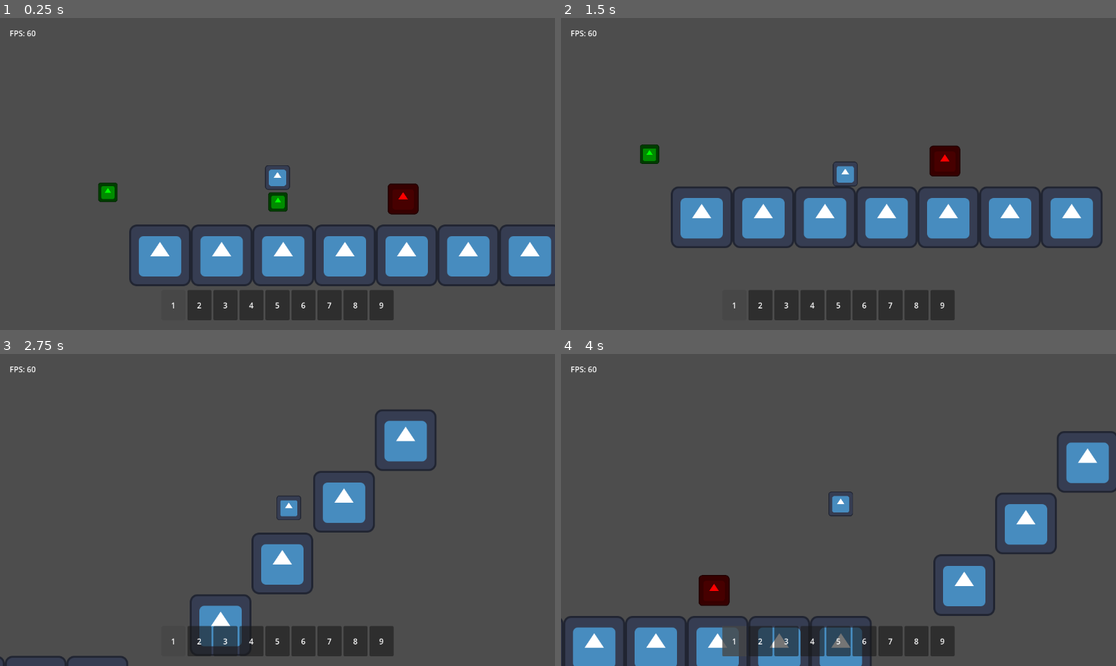
Above: before the commit, frames 1-4 (two rows, left to right).
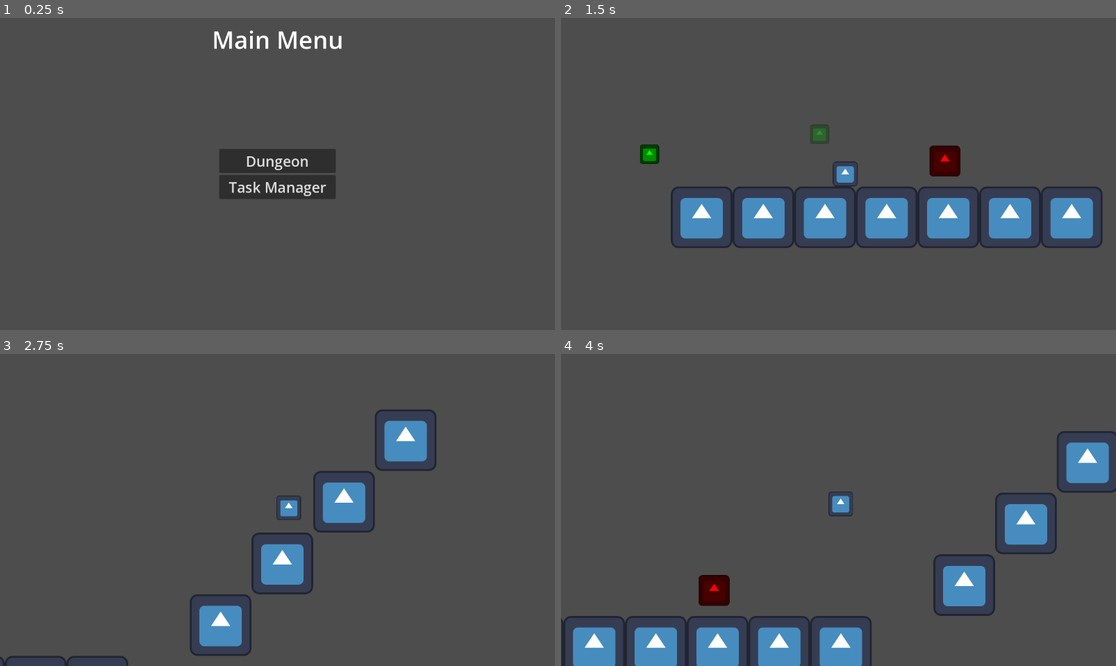
Above: after the commit, the same moments.

Repository: TheHumanMRP/RPG-Life-Tracker
Game: Godot game, scene res://Folders/Systems/Main/Scenes/main_scene.tscn
Two runs of this game, one before a commit and one after it. Both use one fixed random seed, a clock stepped at 60 frames per second and the inputs below. The engine's default icon, where the game draws it, is replaced by a stand-in: a white triangle on a blue panel in a dark square.
Inputs (mouse positions are in pixels of both pictures, inside the frame that each line leads up to):
- Up to frame 1 (0.25 s): no input
- Up to frame 2 (1.5 s): click (838, 161) at 0.5 s, where only the run after the commit has a clickable "Dungeon"; move the mouse to (866, 174) at 1.27 s; hold D (move_right) from 1.28 s (still down); tap T (add_test_sword) at 1.35 s; click (866, 174) at 1.42 s
- Up to frame 3 (2.75 s): keep holding D (move_right); tap Space (jump) at 1.52, 2.27 s; move the mouse to (249, 510) at 2.02 s; tap T (add_test_sword) at 2.1 s; click (249, 510) at 2.17 s
- Up to frame 4 (4 s): move the mouse to (849, 503) at 2.77 s; release D (move_right) at 2.78 s; hold A (move_left) 2.78-3.53 s; tap T (add_test_sword) at 2.85, 3.6 s; click (849, 503) at 2.92 s; move the mouse to (832, 516) at 3.52 s; hold D (move_right) from 3.53 s (still down); click (832, 516) at 3.67 s; tap Space (jump) at 3.77 s

The runs differ from the first frame. In frame 1, 17% of the frame differs, in the area x 1-100%, y 4-97%; in frame 2, 3.5%; in frame 3, 3.2%; in frame 4, 3.5%.
Error before the commit: Invalid access to property or key 'inventory_component' on a base object of type 'Resource (SaveData)'. (res://Folders/Systems/Globals/global.gd:41)
Error after the commit: Invalid access to property or key 'inventory_component' on a base object of type 'Resource (SaveData)'. (res://Folders/Systems/Globals/global.gd:43)

Commit message:
Auto commit at 2026-08-18 12:45:56

Diff:
--- a/Folders/Systems/Level_Building_Blocks/Scenes/checkpoint.tscn
+++ b/Folders/Systems/Dungeon_Related/Scenes/checkpoint.tscn
@@ -1,6 +1,6 @@
 [gd_scene format=3 uid="uid://mexd1qvl140q"]
 
-[ext_resource type="Script" uid="uid://twhau06h2sb3" path="res://Folders/Systems/Level_Building_Blocks/Scripts/checkpoint.gd" id="1_4xoye"]
+[ext_resource type="Script" uid="uid://twhau06h2sb3" path="res://Folders/Systems/Dungeon_Related/Scripts/checkpoint.gd" id="1_4xoye"]
 [ext_resource type="Texture2D" uid="uid://bqulutjwvblw" path="res://Folders/Assets/icon.svg" id="2_svqtu"]
 
 [sub_resource type="RectangleShape2D" id="RectangleShape2D_ymm8q"]
--- a/Folders/Systems/Level_Building_Blocks/Scenes/damage_area.tscn
+++ b/Folders/Systems/Dungeon_Related/Scenes/damage_area.tscn
@@ -1,6 +1,6 @@
 [gd_scene format=3 uid="uid://cu4hnlkwj8l7d"]
 
-[ext_resource type="Script" uid="uid://b77mfluw42emr" path="res://Folders/Systems/Level_Building_Blocks/Scripts/damage_area.gd" id="1_p4g1b"]
+[ext_resource type="Script" uid="uid://b77mfluw42emr" path="res://Folders/Systems/Dungeon_Related/Scripts/damage_area.gd" id="1_p4g1b"]
 
 [sub_resource type="RectangleShape2D" id="RectangleShape2D_m2wy4"]
 resource_local_to_scene = true
--- /dev/null
+++ b/Folders/Systems/Dungeon_Related/Scenes/dungeon_selection_menu.tscn
@@ -0,0 +1,6 @@
+[gd_scene format=3 uid="uid://bro14pularecm"]
+
+[ext_resource type="Script" uid="uid://bbuxxfdoifd8" path="res://Folders/Systems/Dungeon_Related/Scripts/dungeon_selection_menu.gd" id="1_0nxod"]
+
+[node name="Dungeon_Selection_Menu" type="Node2D" unique_id=1433259561]
+script = ExtResource("1_0nxod")
--- a/Folders/Systems/Level_Building_Blocks/Scenes/level.tscn
+++ b/Folders/Systems/Dungeon_Related/Scenes/level.tscn
@@ -1,9 +1,9 @@
 [gd_scene format=4 uid="uid://dqf5jume5kohl"]
 
-[ext_resource type="Script" uid="uid://clnabym5ucm85" path="res://Folders/Systems/Level_Building_Blocks/Scripts/level.gd" id="1_7d5qf"]
-[ext_resource type="PackedScene" uid="uid://mexd1qvl140q" path="res://Folders/Systems/Level_Building_Blocks/Scenes/checkpoint.tscn" id="2_cf4ba"]
+[ext_resource type="Script" uid="uid://clnabym5ucm85" path="res://Folders/Systems/Dungeon_Related/Scripts/level.gd" id="1_7d5qf"]
+[ext_resource type="PackedScene" uid="uid://mexd1qvl140q" path="res://Folders/Systems/Dungeon_Related/Scenes/checkpoint.tscn" id="2_cf4ba"]
 [ext_resource type="Texture2D" uid="uid://bqulutjwvblw" path="res://Folders/Assets/icon.svg" id="2_r324k"]
-[ext_resource type="PackedScene" uid="uid://cu4hnlkwj8l7d" path="res://Folders/Systems/Level_Building_Blocks/Scenes/damage_area.tscn" id="4_d6cyu"]
+[ext_resource type="PackedScene" uid="uid://cu4hnlkwj8l7d" path="res://Folders/Systems/Dungeon_Related/Scenes/damage_area.tscn" id="4_d6cyu"]
 [ext_resource type="PackedScene" uid="uid://bvnmaqdei35bn" path="res://Folders/Systems/Enemy/enemy.tscn" id="5_r324k"]
 
 [sub_resource type="TileSetAtlasSource" id="TileSetAtlasSource_j5vai"]
--- /dev/null
+++ b/Folders/Systems/Dungeon_Related/Scripts/dungeon_selection_menu.gd
@@ -0,0 +1,20 @@
+extends Node2D
+
+# To-Do: Impliment proper selection ui later
+
+func _ready() -> void:
+    temp()
+
+    # set_global_state()
+
+    print("\nDungeon Selection Menu: _ready func called")
+
+func set_global_state() -> void:
+    SignalBus.set_game_state.emit(All_Enums.GAME_STATES.UIMenu)
+
+func temp() -> void:
+    var packed_level: PackedScene = load("res://Folders/Systems/Dungeon_Related/Scenes/level.tscn")
+
+    var level: Node = packed_level.instantiate()
+
+    self.add_child(level)
--- a/Folders/Systems/Globals/enums.gd
+++ b/Folders/Systems/Globals/all_enums.gd
@@ -12,6 +12,7 @@
 enum GAME_STATES {
 	Playing,
 	UIMenu,
+	DeathMenu,
 
 }
 
--- a/Folders/Systems/Globals/constants.gd
+++ b/Folders/Systems/Globals/constants.gd
@@ -1,14 +1,25 @@
 class_name Consts
 extends Node
 
+# Hotbar
 const NUMBER_OF_HOTBAR_SLOTS: int = 9
 const EMPTY_HOTBAR_SLOT: int = -1
-
-const PLAYER_INVENTORY_NAME: String = "player"
-const EMPTY_EQUIPMENT_SLOT: int = -1
 
 const UNSELECTED_HOTBAR_SLOT_OPACITY: float = 0.0
 const SELECTED_HOTBAR_SLOT_OPACITY: float = 0.5
 
-const DEV_SAVE_PATH := "user://dev/save_data.tres"
-const LIVE_SAVE_PATH := "user://live/save_data.tres"
+# Main Menu
+const MAIN_MENU_LABEL_TEXT: String = "Main Menu"
+const MAIN_MENU_DUNGOEN_BUTTON_TEXT: String = "Dungeon"
+const MAIN_MENU_TASK_MANAGER_BUTTON_TEXT: String = "  Task Manager  "
+
+# Dungeon Related
+const PATH_TO_DUNGEON_SELECTION_MENU: String = "res://Folders/Systems/Dungeon_Related/Scenes/dungeon_selection_menu.tscn"
+
+# PLayer
+const PLAYER_INVENTORY_NAME: String = "player"
+const EMPTY_EQUIPMENT_SLOT: int = -1
+
+# Saving and loading
+const DEV_SAVE_PATH := "user: / / dev / save_data.tres"
+const LIVE_SAVE_PATH := "user: / / live / save_data.tres"
--- a/Folders/Systems/Globals/global.gd
+++ b/Folders/Systems/Globals/global.gd
@@ -18,7 +18,9 @@
 			get_tree().paused = false
 		All_Enums.GAME_STATES.UIMenu:
 			Input.mouse_mode = Input.MOUSE_MODE_VISIBLE
-			get_tree().paused = true
+			get_tree().paused = false
+		All_Enums.GAME_STATES.DeathMenu:
+			Input.mouse_mode = Input.MOUSE_MODE_VISIBLE
 
 # ============================================================================
 # Testing
--- /dev/null
+++ b/Folders/Systems/Main/Scenes/dungeon.tscn
@@ -0,0 +1,16 @@
+[gd_scene format=3 uid="uid://bdaouypx8fjlr"]
+
+[ext_resource type="PackedScene" uid="uid://dqf5jume5kohl" path="res://Folders/Systems/Dungeon_Related/Scenes/level.tscn" id="1_thlr2"]
+[ext_resource type="PackedScene" uid="uid://bgbgfpngstnov" path="res://Folders/Systems/Main/Scenes/ui_layer.tscn" id="2_h5icf"]
+[ext_resource type="PackedScene" uid="uid://svisxss24oxa" path="res://Folders/Systems/Inventory_System/Scenes/inventory_ui_layer.tscn" id="3_b0xda"]
+[ext_resource type="PackedScene" uid="uid://ck6amdbdbjx14" path="res://Folders/Systems/UIMenus/death_menu.tscn" id="4_ls50m"]
+
+[node name="Dungeon" type="Node2D" unique_id=1834083290]
+
+[node name="Level" parent="." unique_id=2061816320 instance=ExtResource("1_thlr2")]
+
+[node name="UILayer" parent="." unique_id=1819027134 instance=ExtResource("2_h5icf")]
+
+[node name="Inventory_UI_Layer" parent="." unique_id=445007278 instance=ExtResource("3_b0xda")]
+
+[node name="DeathMenu" parent="." unique_id=787886382 instance=ExtResource("4_ls50m")]
--- /dev/null
+++ b/Folders/Systems/Main/Scenes/main_menu.tscn
@@ -0,0 +1,47 @@
+[gd_scene format=3 uid="uid://cw07ljkm68ifd"]
+
+[ext_resource type="Script" uid="uid://bvsd1u1q4blrp" path="res://Folders/Systems/Main/Scripts/main_menu.gd" id="1_se87p"]
+
+[node name="Main_Menu" type="CanvasLayer" unique_id=1303169397]
+script = ExtResource("1_se87p")
+
+[node name="Main_Menu_Label" type="Label" parent="." unique_id=846517829]
+unique_name_in_owner = true
+anchors_preset = 5
+anchor_left = 0.5
+anchor_right = 0.5
+offset_left = -556.0
+offset_right = 556.0
+offset_bottom = 69.0
+grow_horizontal = 2
+offset_transform_enabled = true
+offset_transform_position = Vector2(0, 10)
+offset_transform_visual_only = false
+theme_override_font_sizes/font_size = 50
+text = "Main Menu"
+horizontal_alignment = 1
+
+[node name="VBoxContainer" type="VBoxContainer" parent="." unique_id=1652717170]
+anchors_preset = 8
+anchor_left = 0.5
+anchor_top = 0.5
+anchor_right = 0.5
+anchor_bottom = 0.5
+offset_left = -20.0
+offset_top = -20.0
+offset_right = 20.0
+offset_bottom = 20.0
+grow_horizontal = 2
+grow_vertical = 2
+
+[node name="Dungoen_Button" type="Button" parent="VBoxContainer" unique_id=173817697]
+unique_name_in_owner = true
+layout_mode = 2
+theme_override_font_sizes/font_size = 30
+text = "Dungeon"
+
+[node name="Task_Manager_Button" type="Button" parent="VBoxContainer" unique_id=2038934426]
+unique_name_in_owner = true
+layout_mode = 2
+theme_override_font_sizes/font_size = 30
+text = "  Task Manager  "
--- a/Folders/Systems/Main/Scenes/main_scene.tscn
+++ b/Folders/Systems/Main/Scenes/main_scene.tscn
@@ -1,16 +1,7 @@
 [gd_scene format=3 uid="uid://ecea6tey6wa5"]
 
-[ext_resource type="PackedScene" uid="uid://dqf5jume5kohl" path="res://Folders/Systems/Level_Building_Blocks/Scenes/level.tscn" id="2_e7ifm"]
-[ext_resource type="PackedScene" uid="uid://bgbgfpngstnov" path="res://Folders/Systems/Main/Scenes/ui_layer.tscn" id="2_inmiq"]
-[ext_resource type="PackedScene" uid="uid://svisxss24oxa" path="res://Folders/Systems/Inventory_System/Scenes/inventory_ui_layer.tscn" id="3_e7ifm"]
-[ext_resource type="PackedScene" uid="uid://ck6amdbdbjx14" path="res://Folders/Systems/UIMenus/death_menu.tscn" id="4_33not"]
+[ext_resource type="PackedScene" uid="uid://cw07ljkm68ifd" path="res://Folders/Systems/Main/Scenes/main_menu.tscn" id="1_43mws"]
 
-[node name="MainScene" type="Node2D" unique_id=928742535]
+[node name="MainScene" type="Node2D" unique_id=677144385]
 
-[node name="Level" parent="." unique_id=2061816320 instance=ExtResource("2_e7ifm")]
-
-[node name="UILayer" parent="." unique_id=1819027134 instance=ExtResource("2_inmiq")]
-
-[node name="Inventory_UI_Layer" parent="." unique_id=1730334149 instance=ExtResource("3_e7ifm")]
-
-[node name="DeathMenu" parent="." unique_id=787886382 instance=ExtResource("4_33not")]
+[node name="Main_Menu" parent="." unique_id=1303169397 instance=ExtResource("1_43mws")]
--- /dev/null
+++ b/Folders/Systems/Main/Scripts/main_menu.gd
@@ -0,0 +1,35 @@
+extends CanvasLayer
+
+@onready var main_menu_label: Label = $%Main_Menu_Label
+@onready var dungeon_button: Button = $%Dungoen_Button
+@onready var task_manager_button: Button = $%Task_Manager_Button
+
+
+func _ready() -> void:
+    set_global_state()
+    setup_labels()
+    setup_signals()
+
+    print("\nMain Menu: _ready func ran")
+
+func set_global_state() -> void:
+    SignalBus.set_game_state.emit(All_Enums.GAME_STATES.UIMenu)
+
+func setup_labels() -> void:
+    main_menu_label.text = Constants.MAIN_MENU_LABEL_TEXT
+    dungeon_button.text = Constants.MAIN_MENU_DUNGOEN_BUTTON_TEXT
+    task_manager_button.text = Constants.MAIN_MENU_TASK_MANAGER_BUTTON_TEXT
+
+    print("\nMain Menu: Setup labels func ran")
+
+func setup_signals() -> void:
+    dungeon_button.pressed.connect(_on_dungeon_button_pressed)
+    task_manager_button.pressed.connect(_on_task_manager_button_pressed)
+
+    print("\nMain Menu: Setup signals func ran")
+
+func _on_dungeon_button_pressed() -> void:
+    get_tree().change_scene_to_file(Constants.PATH_TO_DUNGEON_SELECTION_MENU)
+
+func _on_task_manager_button_pressed() -> void:
+    print("\nMain Menu: Task manager button pressed")
--- a/Folders/Systems/UIMenus/death_menu.gd
+++ b/Folders/Systems/UIMenus/death_menu.gd
@@ -23,7 +23,7 @@
 
 	await get_tree().create_timer(0.5).timeout
 
-	SignalBus.set_game_state.emit(Global.GAME_STATES.UIMenu)
+	set_global_state()
 
 	show()
 
@@ -36,3 +36,6 @@
 
 func _on_main_menu_button_pressed() -> void:
 	print("\nDeath Menu: Main Menu Button Pressed")
+
+func set_global_state() -> void:
+	SignalBus.set_game_state.emit(Global.GAME_STATES.UIMenu)
--- /dev/null
+++ b/user: / / dev / save_data.tres
@@ -0,0 +1,30 @@
+[gd_resource type="Resource" script_class="SaveData" format=3]
+
+[ext_resource type="Script" path="res://Folders/Systems/Inventory_System/Scripts/Inventory/item_entry.gd" id="1_2kkd6"]
+[ext_resource type="Script" path="res://Folders/Systems/SaveManager/save_data/all_global_items_data.gd" id="2_dfwsn"]
+[ext_resource type="Script" path="res://Folders/Systems/SaveManager/save_data/hotbar_save_data.gd" id="3_hfv4w"]
+[ext_resource type="Script" path="res://Folders/Systems/SaveManager/save_data/inventory_items_data.gd" id="4_auof2"]
+[ext_resource type="Script" path="res://Folders/Systems/SaveManager/save_data/player_stats.gd" id="5_hvwvc"]
+[ext_resource type="Script" path="res://Folders/Systems/SaveManager/save_data/SaveData.gd" id="6_2qch3"]
+
+[sub_resource type="Resource" id="Resource_kfotp"]
+script = ExtResource("2_dfwsn")
+
+[sub_resource type="Resource" id="Resource_tulge"]
+script = ExtResource("3_hfv4w")
+
+[sub_resource type="Resource" id="Resource_1se5y"]
+script = ExtResource("4_auof2")
+all_inventories = Dictionary[String, Array]({
+"player": []
+})
+
+[sub_resource type="Resource" id="Resource_tjm8x"]
+script = ExtResource("5_hvwvc")
+
+[resource]
+script = ExtResource("6_2qch3")
+all_global_items_data = SubResource("Resource_kfotp")
+inventory_items_data = SubResource("Resource_1se5y")
+player_stats = SubResource("Resource_tjm8x")
+hotbar_save_data = SubResource("Resource_tulge")
Renamed: Folders/Systems/Level_Building_Blocks/Scripts/checkpoint.gd -> Folders/Systems/Dungeon_Related/Scripts/checkpoint.gd
Renamed: Folders/Systems/Level_Building_Blocks/Scripts/checkpoint.gd.uid -> Folders/Systems/Dungeon_Related/Scripts/checkpoint.gd.uid
Renamed: Folders/Systems/Level_Building_Blocks/Scripts/damage_area.gd -> Folders/Systems/Dungeon_Related/Scripts/damage_area.gd
Renamed: Folders/Systems/Level_Building_Blocks/Scripts/damage_area.gd.uid -> Folders/Systems/Dungeon_Related/Scripts/damage_area.gd.uid
Not shown, added: Folders/Systems/Dungeon_Related/Scripts/dungeon_selection_menu.gd.uid
Renamed: Folders/Systems/Level_Building_Blocks/Scripts/level.gd -> Folders/Systems/Dungeon_Related/Scripts/level.gd
Renamed: Folders/Systems/Level_Building_Blocks/Scripts/level.gd.uid -> Folders/Systems/Dungeon_Related/Scripts/level.gd.uid
Renamed: Folders/Systems/Level_Building_Blocks/Scripts/quipment_manager_component.gd.uid -> Folders/Systems/Dungeon_Related/Scripts/quipment_manager_component.gd.uid
Not shown, added: Folders/Systems/Globals/all_enums.gd.uid
Not shown, removed: Folders/Systems/Globals/enums.gd.uid
Not shown, added: Folders/Systems/Main/Scripts/main_menu.gd.uid
